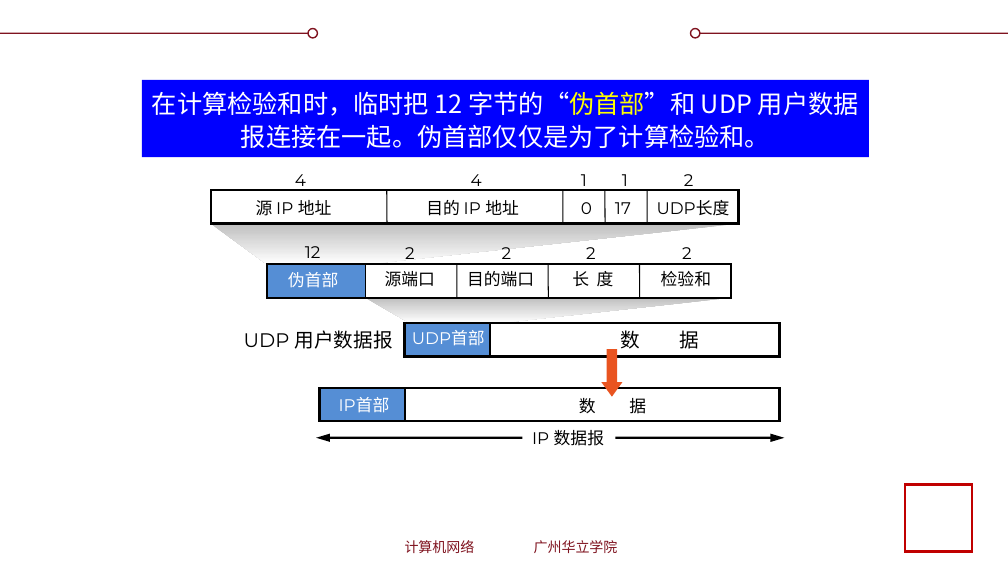
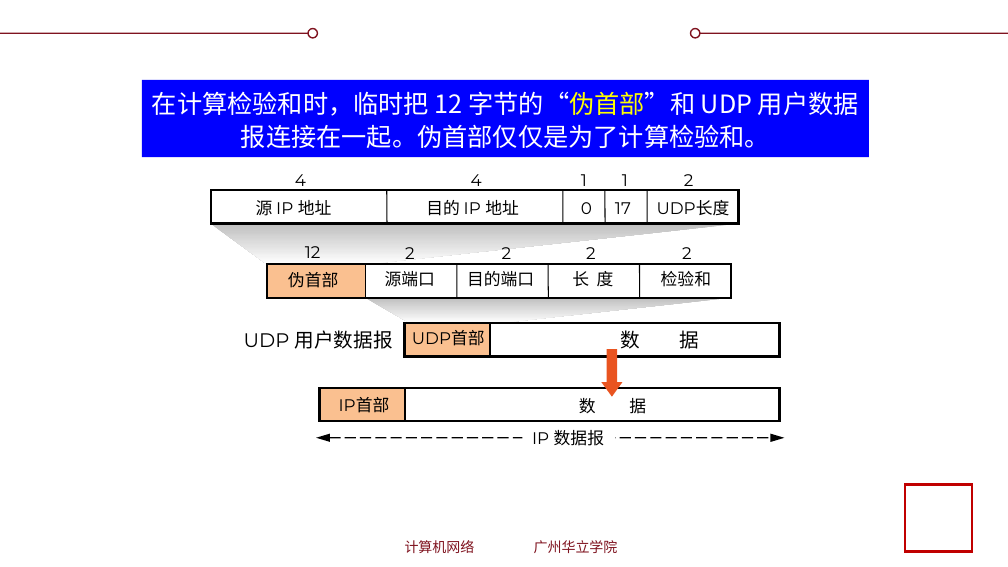
Before and after one commit to glplaman/glplaman.github.io, a slide deck: slide 35 of network/ppt/chap5.pptx. Drawn at 1008x567 pixels with LibreOffice and Linux fonts; fonts in the diff are those of the drawing; background and template pictures are left out. Boxes give left, top, right and bottom in pixels: in the first picture for what was removed or moved away, otherwise in the second. Text is boxed around its words. In the diff, an @@ line names an element or a change of style, - is before the commit and + after.

```diff
--- a/network/ppt/chap5.pptx
+++ b/network/ppt/chap5.pptx
@@ text colour #FFFFFF to #000000 in 3 elements at [288, 272, 338, 288], [339, 397, 390, 413], [412, 330, 485, 346] @@
@@ fill #558ED5 to #FAC090 in 3 elements at [320, 388, 404, 421], [267, 264, 366, 297], [404, 324, 490, 357] @@
@@ double arrow (317, 437) - (784, 437): stroke #000000 1.5 pt to #000000 1 pt dashed @@
```
Also in this commit, not shown: 1 other slide changed, 9 other files.
